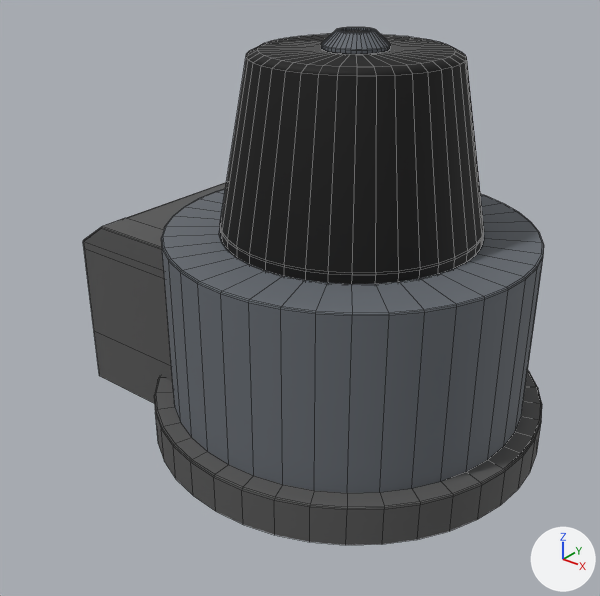
One commit to the FBX model Assets/3D_Assets/BLOCKINGS/Meshs/Mixer.fbx: the scene before it, then after it.
One viewpoint serves both versions: a 50 mm lens placed at (2.88, -4.12, 3.35), pointed at (-0.02, -0.5, 1.11). The lights are fixed; the arrows at lower right show +X, +Y and +Z. Mesh edges are drawn as thin lines. Where no turn or scale is listed for an object, it has been applied to the vertices. Vertices at the same position are counted once.

The first picture shows 'In_Out_Solid', 'Machine_Mixer'.
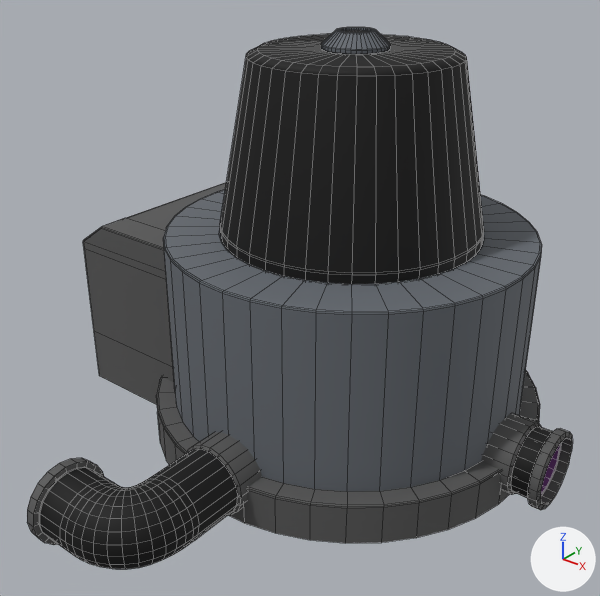
Where the newer file only moved an object's origin or applied its transform, the numbers keep the older frame.

Location of each change, (x1, y1, x2, y2) in pixels of the pictures (600 x 596 px; the box of a moved part takes in the faces that stretch with it):
```json
{"object": "Machine_Mixer", "change": "reshaped", "before": [154, 27, 544, 545], "after": [156, 27, 542, 543]}
{"object": "In_Liquid_T", "change": "added", "after": [27, 432, 262, 569], "on screen": "black", "faces in mat_glass_mat (black #000000)": [40, 449, 238, 569], "faces in mat_metal_mat (dark grey #575757)": [27, 432, 262, 545]}
{"object": "Out_Liquid", "change": "added", "after": [481, 413, 573, 510], "faces in mat_metal_mat (dark grey #575757)": [481, 413, 573, 510], "faces in mat_glass_mat (black #000000)": [511, 426, 561, 498], "faces in mat_pipe_fluid_mat (purple #763d86)": [541, 444, 560, 494]}
{"part": 1, "of": "me_mesh", "change": "moved or reshaped", "before": [154, 189, 544, 545], "after": [156, 190, 542, 543]}
```

Edits to the scene script, one JSON object a line:
```json
{"block": "me_mesh", "where": "# used by ob_machine_mixer; location = (0.0, 0.0, 1.103)"}
{"op": "remove", "block": "me_mesh", "code": "me_mesh.from_pydata(...)  # 1641 vertices, 1600 faces; spans x -1.34..1.34, y -1.34..1.34, z -1.1..1.55"}
{"op": "add", "block": "me_mesh", "code": "me_mesh.from_pydata(...)  # 1641 vertices, 1600 faces; spans x -1.32..1.32, y -1.32..1.32, z -1.1..1.55"}
{"block": "me_mesh", "change": "me_mesh part 1: 400 of 1641 vertices moved; they spanned x -1.34..1.34, y -1.34..1.34, z -1.1..0.32 and now span x -1.32..1.32, y -1.32..1.32, z -1.1..0.32; mean shift (0.0, 0.0, -0.01); largest move (0.0, 0.34, -0.07) -> (0.0, 0.34, -0.29)"}
{"op": "add", "block": "me_mesh_004", "code": ["me_mesh_004 = bpy.data.meshes.new('Mesh.004')", "me_mesh_004.from_pydata(...)  # 800 vertices, 740 faces; spans x -0.55..0.234, y -2.251..-1.059, z -0.01..0.491", "# faces by material slot: [300, 300, 140]", "me_mesh_004.materials.append(mat_glass_mat)  # black #000000", "me_mesh_004.materials.append(mat_pipe_fluid_mat)  # purple #763d86", "me_mesh_004.materials.append(mat_metal_mat)  # dark grey #575757"]}
{"op": "add", "block": "me_mesh_005", "code": ["me_mesh_005 = bpy.data.meshes.new('Mesh.005')", "me_mesh_005.from_pydata(...)  # 240 vertices, 180 faces; spans x 1.059..1.553, y -0.251..0.251, z -0.01..0.491", "# faces by material slot: [140, 20, 20]", "me_mesh_005.materials.append(mat_metal_mat)  # dark grey #575757", "me_mesh_005.materials.append(mat_glass_mat)  # black #000000", "me_mesh_005.materials.append(mat_pipe_fluid_mat)  # purple #763d86"]}
{"op": "add", "block": "ob_in_liquid_t", "code": ["ob_in_liquid_t = bpy.data.objects.new('In_Liquid_T', me_mesh_004)", "ob_in_liquid_t.location = (0.0, 0.0, 0.0)"]}
{"op": "add", "block": "ob_out_liquid", "code": ["ob_out_liquid = bpy.data.objects.new('Out_Liquid', me_mesh_005)", "ob_out_liquid.location = (0.0, 0.0, 0.0)"]}
```
